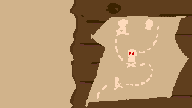
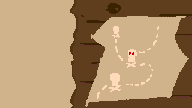
Layers edited between the first and the second 192×108 image:
added layer "Small Skull" above "Map content" over [99, 17, 153, 100]
added layer "Map content" above "Map" over [99, 17, 153, 100]
added layer "Map" above "Table" over [99, 17, 153, 100]
renamed "Layer 1" to "Table", painted on it over [99, 17, 153, 100]
